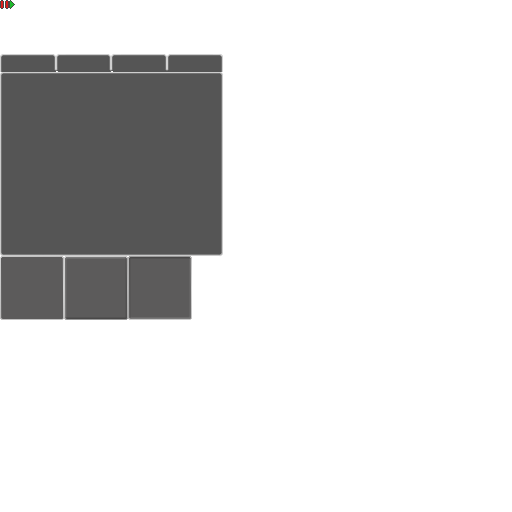
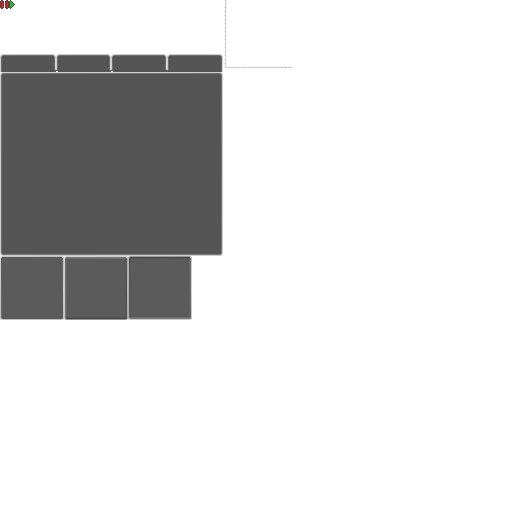
Two versions of the same layered image (512×512). Layer-by-layer changes:
added layer "Graph" above "Layer 4 copy 2" over left=224, top=0, right=293, bottom=69
